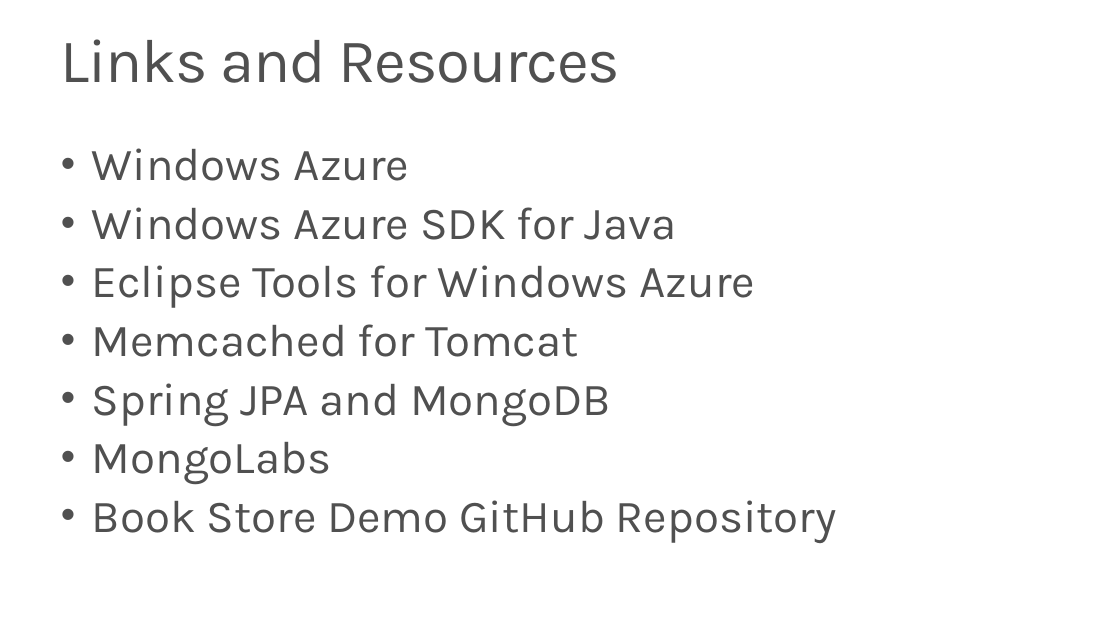
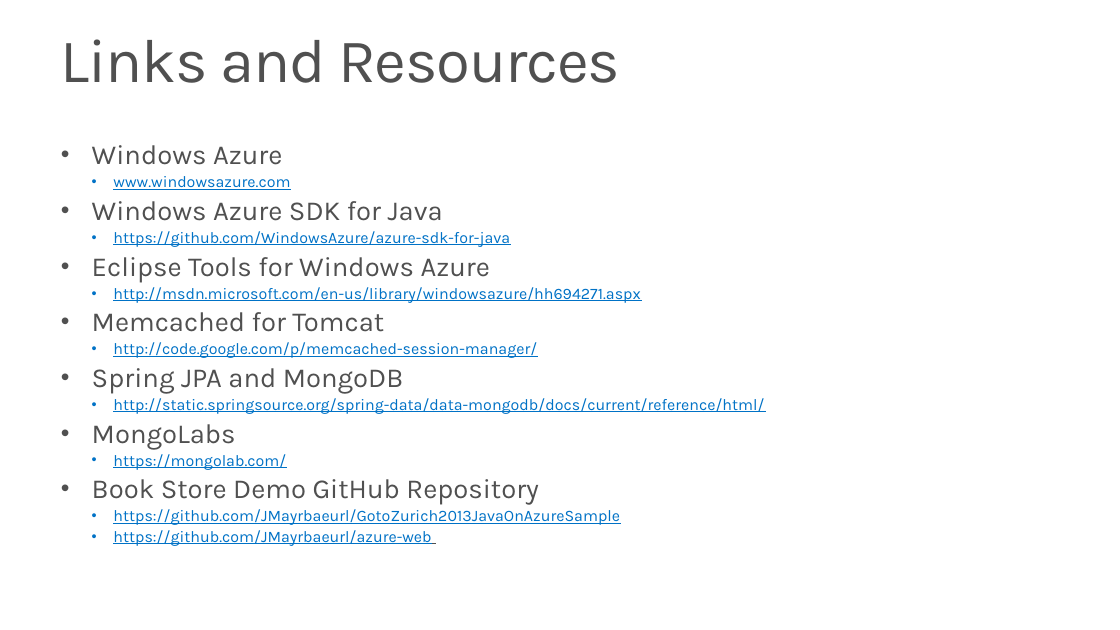
Before and after one commit to JMayrbaeurl/GotoZurich2013JavaOnAzureSample, a slide deck: slide 24 of Java, NoSQL and Windows Azure.pptx (slide 23 before the commit). Drawn at 1120x630 pixels with LibreOffice and Linux fonts; fonts in the diff are those of the drawing; background and template pictures are left out. Boxes give left, top, right and bottom in pixels: in the first picture for what was removed or moved away, otherwise in the second. Text is boxed around its words. In the diff, an @@ line names an element or a change of style, - is before the commit and + after.

```diff
--- a/Java, NoSQL and Windows Azure.pptx
+++ b/Java, NoSQL and Windows Azure.pptx
@@ text at (x1=92, y1=145, x2=539, y2=505): size 40 to 24 pt in "Windows Azure", "Windows Azure SDK for Java", "Eclipse Tools for Windows Azure", "Memcached for Tomcat" and 3 more places; less space between paragraphs @@
@@ text at (x1=113, y1=176, x2=290, y2=190): paragraph added @@
+  • www.windowsazure.com
@@ text at (x1=113, y1=231, x2=510, y2=247): paragraph added @@
+  • https://github.com/WindowsAzure/azure-sdk-for-java
@@ text at (x1=113, y1=287, x2=640, y2=303): paragraph added @@
+  • http://msdn.microsoft.com/en-us/library/windowsazure/hh694271.aspx
@@ text at (x1=113, y1=342, x2=537, y2=358): paragraph added @@
+  • http://code.google.com/p/memcached-session-manager/
@@ text at (x1=113, y1=398, x2=764, y2=414): paragraph added @@
+  • http://static.springsource.org/spring-data/data-mongodb/docs/current/reference/html/
@@ text at (x1=113, y1=454, x2=286, y2=470): paragraph added @@
+  • https://mongolab.com/
@@ text at (x1=113, y1=509, x2=620, y2=546): paragraphs added @@
+  • https://github.com/JMayrbaeurl/GotoZurich2013JavaOnAzureSample
+  • https://github.com/JMayrbaeurl/azure-web
```
Also in this commit, not shown: 11 other slides changed, 3 slides added, 1 slide removed.
